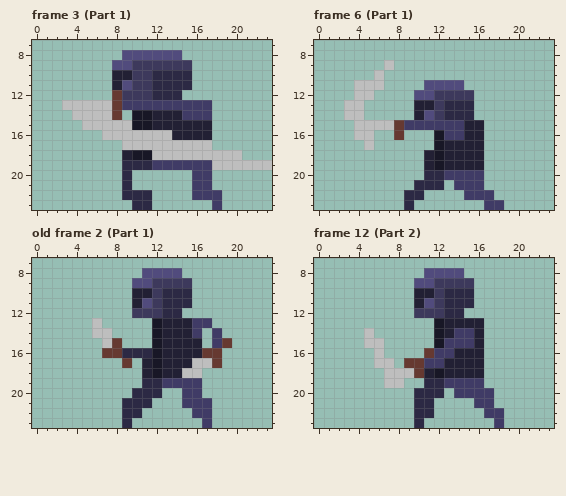
One commit to this pixel-art file: Assets/Sprites/Asperite files/PurpleGuyAttackAnimation.aseprite. Above is the file before it was changed.
24x24 pixels, 25 frames. Shown: frame 3 (Part 1): x 0..23, y 7..23; frame 6 (Part 1): x 0..23, y 7..23; old frame 2 (Part 1): x 0..23, y 7..23; frame 12 (Part 2): x 0..23, y 7..23. The commit also changed other frames, which this record leaves out.
After:
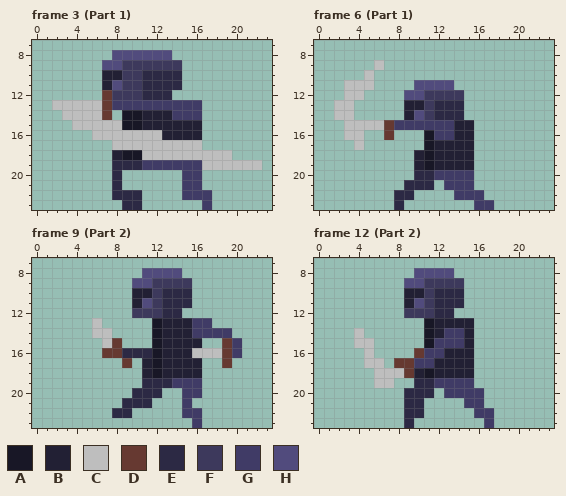
Palette (. is transparent): A #181726  B #222034  C #bebebe  D #663931  E #2c2944  F #3d395c  G #403b66  H #514b7d
A new or re-ordered frame is compared with the old frame closest to it.
Commit message: Added new attack animations in and fixed blink dagger bugs (now fully functional)
Edits made:
frames re-ordered
Changed rows in their new state; - is an unchanged pixel.
Frame 3 (Part 1):
first column x 2:
 8 ------H-----.---------
 9 -----H-F-----.--------
10 -----B-F-E---.--------
11 -----BHF-E---.--------
12 -----DF--E--.---------
13 C----DG--------.------
14 -C---D.A-B--G--.------
15 --C----A-B-----.------
16 ----C------B---.------
17 ------C--------.------
18 ------BA-C--------.---
19 ------E--G-----C-----.
20 ------E.-----G-.------
21 ------E.-----G-.------
22 ------E--.---G--.-----
23 -------E-.-----G.-----
Frame 6 (Part 1):
first column x 2:
 9 ----C.-----------
10 ---C.------------
11 -C--.---H---.----
12 -C-.---H-F---.---
13 C-.----B-FE--.---
14 C-.----BHFE--.---
15 -C---DG-----B-.--
16 -C-.-D.--AG-B-.--
17 --C.-----AB---.--
18 --------BAB---.--
19 --------BAB---.--
20 --------E-G---.--
21 -------E--.G--.--
22 ------E-.---G--.-
23 ------E.------G-.
Frame 9 (Part 2) against old frame 2 (Part 1):
first column x 8:
14 ---------G-G-
15 ----------.-G
16 --------CCCDG
17 --------B..D-
18 -------BB----
19 -----E-------
21 --------..---
22 E-.----G-.---
23 -.------G.---
Frame 12 (Part 2):
first column x 4:
 8 ------H---.----
 9 -----H-F---.---
10 -----B-FE--.---
11 -----BHFE--.---
12 -----F--E-.----
13 -------AB---.--
14 C.-----ABG-B.--
15 C-.----AG--B.--
16 -C.---DG-B--.--
17 -C-.D-G-B---.--
18 --C--DBAB---.--
19 --C-.-E-G---.--
20 -----E--.G---.-
21 -----E-.---G-.-
22 -----E-.----G-.
23 -----E.------G.
Where, in picture pixels (left, top, right, bottom), the same in both pictures:
changed: (52, 50, 272, 210)
changed: (334, 60, 504, 210)
changed: (112, 328, 242, 428)
changed: (354, 268, 504, 428)
